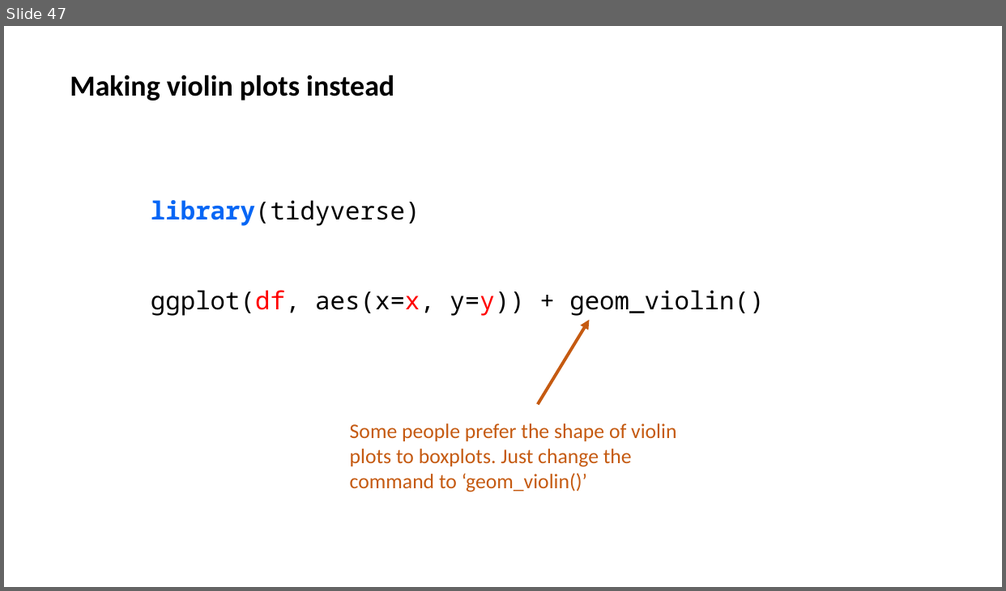
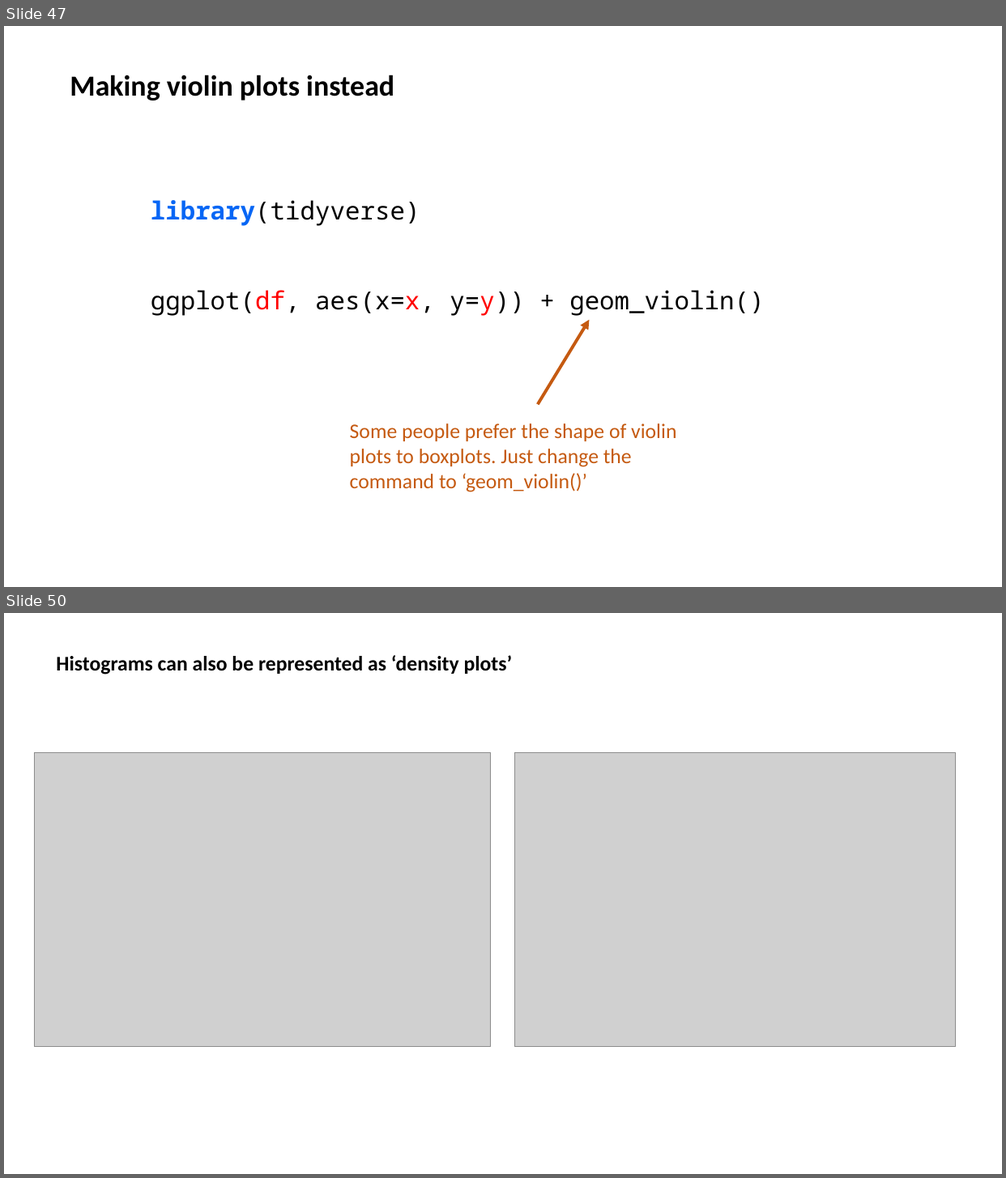
Before and after one commit to jalapic/PSY317L, a slide deck: slides/intro_ggplot2.pptx. Shown one above the other, each under a label of ours: slide 47 before the commit, slides 47 and 50 after it; the slides between them are not shown. The pictures are 1006x591 and 1006x1178 pixels, drawn with LibreOffice and Linux fonts; fonts in the diff are those of the drawing; grey boxes stand for pictures. Boxes give left, top, right and bottom in pixels: in the first picture for what was removed or moved away, otherwise in the second. Text is boxed around its words. In the diff, an @@ line names an element or a change of style, - is before the commit and + after.

```diff
--- a/slides/intro_ggplot2.pptx
+++ b/slides/intro_ggplot2.pptx
@@ slide 50 added at (4, 613, 1002, 1174), background #FFFFFF @@
@@ text added at (56, 655, 513, 675), 20 pt, text #000000, bold @@
+Histograms can also be represented as ‘density plots’
@@ picture added at (34, 753, 491, 1046) @@
@@ picture added at (515, 753, 956, 1047) @@
```
Also in this commit, not shown: 10 other slides added, 2 slides removed, 2 other files.
